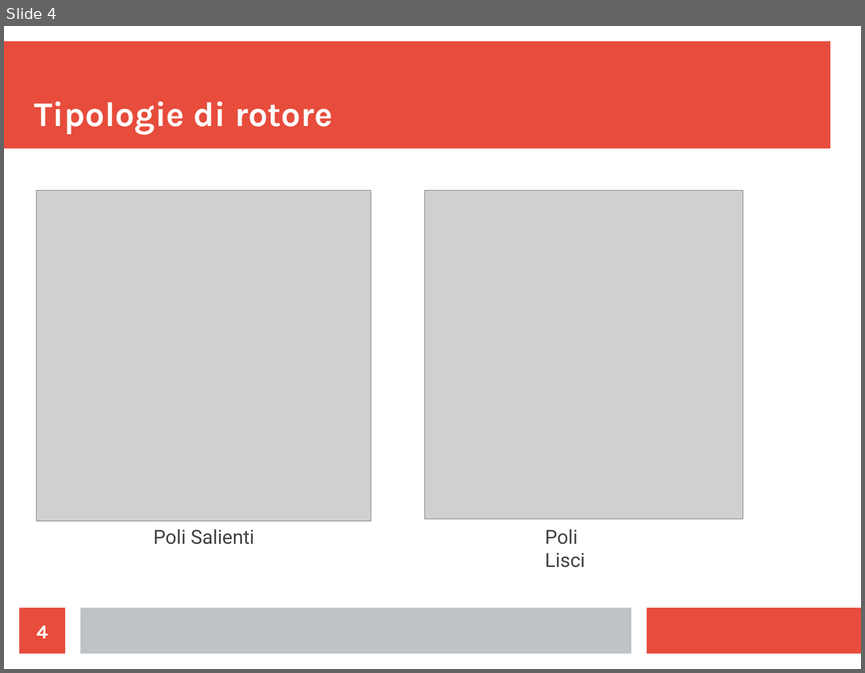
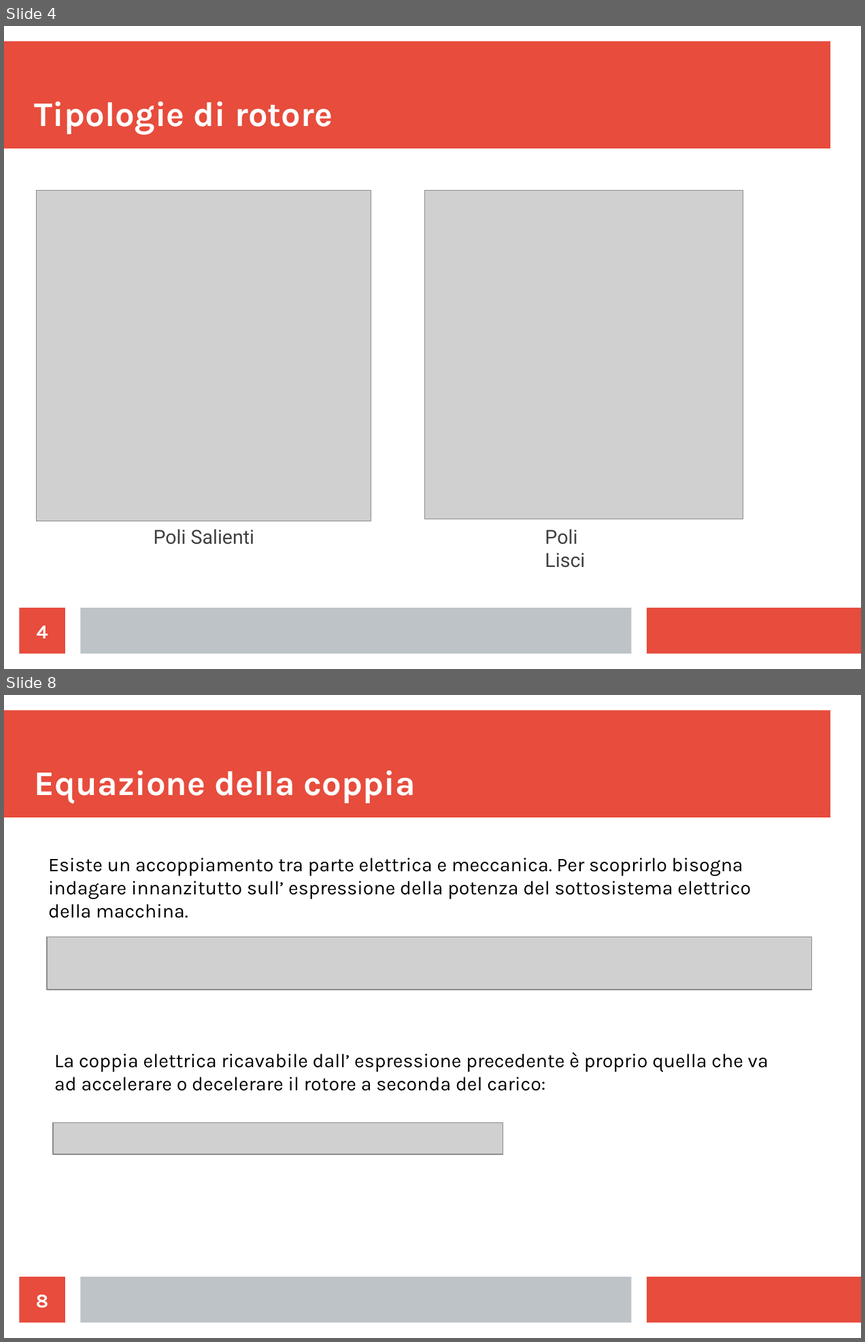
Before and after one commit to LeonardoSalustri/Tesi, a slide deck: Formule_presentazione/Presentazione.odp. Shown one above the other, each under a label of ours: slide 4 before the commit, slides 4 and 8 after it; the slides between them are not shown. The pictures are 865x673 and 865x1342 pixels, drawn with LibreOffice and Linux fonts; fonts in the diff are those of the drawing; grey boxes stand for pictures. Boxes give left, top, right and bottom in pixels: in the first picture for what was removed or moved away, otherwise in the second. Text is boxed around its words. In the diff, an @@ line names an element or a change of style, - is before the commit and + after.

```diff
--- a/Formule_presentazione/Presentazione.odp
+++ b/Formule_presentazione/Presentazione.odp
@@ slide 8 added at <box>4,695,861,1338</box>, background #FFFFFF; not listed: 3 template elements that a slide beside it also shows @@
@@ title added at <box>35,770,415,803</box>, 32 pt, text #FFFFFF, bold @@
+Equazione della coppia
@@ text added at <box>48,858,751,918</box>, 18 pt, text #000000 @@
+Esiste un accoppiamento tra parte elettrica e meccanica. Per scoprirlo bisogna indagare innanzitutto sull’ espressione della potenza del sottosistema elettrico della macchina.
@@ picture added at <box>47,937,812,989</box> @@
@@ text added at <box>54,1052,768,1091</box>, 18 pt, text #000000 @@
+La coppia elettrica ricavabile dall’ espressione precedente è proprio quella che va ad accelerare o decelerare il rotore a seconda del carico:
@@ picture added at <box>53,1123,503,1155</box> @@
@@ page number added at <box>20,1276,65,1323</box>, fill #E74C3C, 18 pt, text #FFFFFF, bold @@
+8
```
Also in this commit, not shown: 4 slides changed, 28 other slides added, 50 other files.
